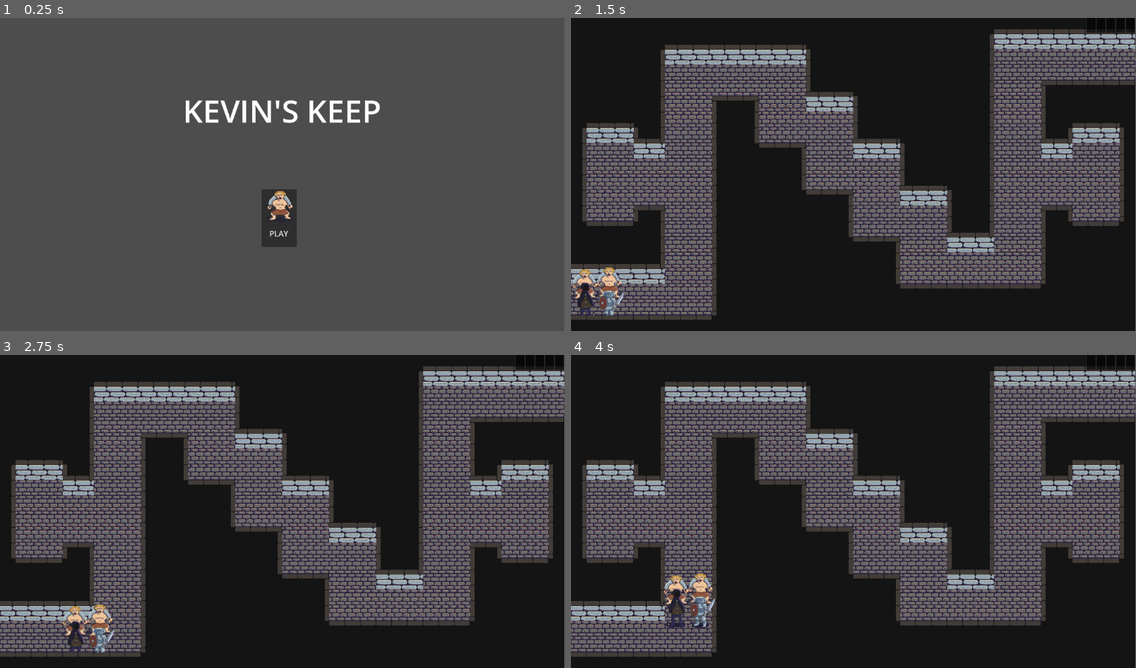
Above: before the commit, frames 1-4 (two rows, left to right).
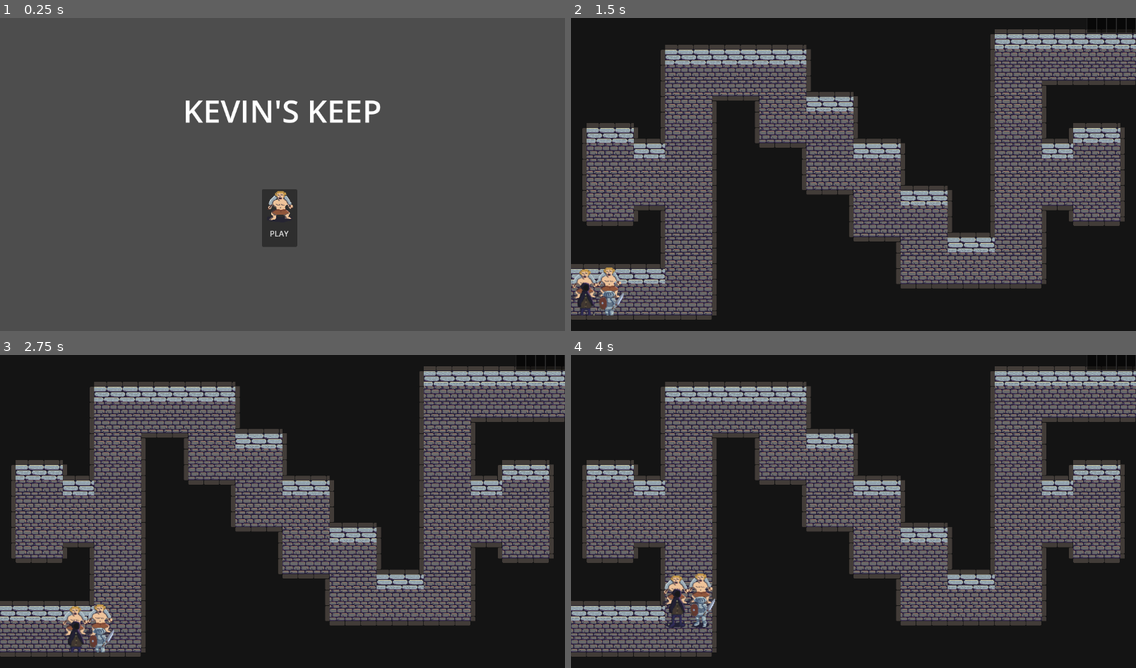
Above: after the commit, the same moments.

Repository: rpgboyari/GMTKGameJam2023
Game: Godot game, scene res://Title_Screen.tscn
Two runs of this game, one before a commit and one after it. Both use one fixed random seed, a clock stepped at 60 frames per second and the inputs below. Sound files missing from this copy of the repository are replaced by a short silence.
Inputs:
- Up to frame 1 (0.25 s): no input
- Up to frame 2 (1.5 s): click "PLAY" at 0.5 s; tap Enter (ui_accept) at 1.25 s; hold Right (ui_right) from 1.28 s (still down)
- Up to frame 3 (2.75 s): keep holding Right (ui_right); tap Enter (ui_accept) at 1.52, 2.27 s
- Up to frame 4 (4 s): release Right (ui_right) at 2.78 s; hold Left (ui_left) 2.78-3.53 s; hold Right (ui_right) from 3.53 s (still down); tap Enter (ui_accept) at 3.77 s
In our replay, the window is 799x444 before the commit and 800x444 after it. These sizes can differ from the game's own. Grey fills any space a smaller window leaves; there, only what the larger window draws over its background counts as a difference.

The runs differ from the first frame. In frame 1, 0.5% of the frame differs, in the area x 33-68%, y 26-70%; in frame 2, 4.9%; in frame 3, 4.9%, in the area x 12-100%, y 0-95%; in frame 4, 4.9%.
Error before the commit: Invalid access to property or key 'team' on a base object of type 'TileMap'. (res://Scripts/Region.gd:12)

Commit message:
Music Improvements

Diff:
--- a/Resources/keep_tileset.tres
+++ b/Resources/keep_tileset.tres
@@ -1,6 +1,6 @@
 [gd_resource type="TileSet" load_steps=7 format=3 uid="uid://bdydbnji6i4tq"]
 
-[ext_resource type="Texture2D" uid="uid://stmtkos27gto" path="res://Sprites/Castle Tileset.png" id="1_ph41u"]
+[ext_resource type="Texture2D" uid="uid://stmtkos27gto" path="res://Sprites/Terrain/Castle Tileset.png" id="1_ph41u"]
 
 [sub_resource type="TileMapPattern" id="TileMapPattern_cs8rr"]
 tile_data = PackedInt32Array(0, 131072, 2, 65536, 0, 0)
--- a/Scenes/Heroes/Archer.tscn
+++ b/Scenes/Heroes/Archer.tscn
@@ -1,18 +1,18 @@
 [gd_scene load_steps=8 format=3 uid="uid://dvauy3vkyqs2u"]
 
 [ext_resource type="Script" path="res://Scripts/Heroes/Archer.gd" id="1_kl6mf"]
-[ext_resource type="Texture2D" uid="uid://bvt2wfr5nuyr4" path="res://Sprites/barbarianfront.png" id="2_f73in"]
+[ext_resource type="Texture2D" uid="uid://bvt2wfr5nuyr4" path="res://Sprites/Heroes/barbarianfront.png" id="2_4odu2"]
 
 [sub_resource type="AtlasTexture" id="AtlasTexture_8ri43"]
-atlas = ExtResource("2_f73in")
+atlas = ExtResource("2_4odu2")
 region = Rect2(0, 0, 64, 64)
 
 [sub_resource type="AtlasTexture" id="AtlasTexture_0t5w3"]
-atlas = ExtResource("2_f73in")
+atlas = ExtResource("2_4odu2")
 region = Rect2(0, 0, 64, 64)
 
 [sub_resource type="AtlasTexture" id="AtlasTexture_ckjiv"]
-atlas = ExtResource("2_f73in")
+atlas = ExtResource("2_4odu2")
 region = Rect2(0, 0, 64, 64)
 
 [sub_resource type="SpriteFrames" id="SpriteFrames_3qgrh"]
@@ -48,6 +48,7 @@
 
 [node name="Archer" type="CharacterBody2D"]
 collision_mask = 2
+motion_mode = 1
 script = ExtResource("1_kl6mf")
 group_top = true
 max_hp = 10
--- a/Scenes/Heroes/Barbarian.tscn
+++ b/Scenes/Heroes/Barbarian.tscn
@@ -1,63 +1,63 @@
 [gd_scene load_steps=20 format=3 uid="uid://b1oh4peeh0w7g"]
 
 [ext_resource type="Script" path="res://Scripts/Heroes/Barbarian.gd" id="1_lgt8c"]
-[ext_resource type="Texture2D" uid="uid://cr5x2gprww0q1" path="res://Sprites/barbarianfront-Sheet.png" id="2_1mmdp"]
-[ext_resource type="Texture2D" uid="uid://bvt2wfr5nuyr4" path="res://Sprites/barbarianfront.png" id="2_be3ny"]
+[ext_resource type="Texture2D" uid="uid://bvt2wfr5nuyr4" path="res://Sprites/Heroes/barbarianfront.png" id="2_6jbmv"]
+[ext_resource type="Texture2D" uid="uid://cr5x2gprww0q1" path="res://Sprites/Heroes/barbarianfront-Sheet.png" id="3_xs2hn"]
 
 [sub_resource type="AtlasTexture" id="AtlasTexture_b0owq"]
-atlas = ExtResource("2_be3ny")
+atlas = ExtResource("2_6jbmv")
 region = Rect2(0, 0, 64, 64)
 
 [sub_resource type="AtlasTexture" id="AtlasTexture_i7pms"]
-atlas = ExtResource("2_be3ny")
+atlas = ExtResource("2_6jbmv")
 region = Rect2(0, 0, 64, 64)
 
 [sub_resource type="AtlasTexture" id="AtlasTexture_wtjg2"]
-atlas = ExtResource("2_1mmdp")
+atlas = ExtResource("3_xs2hn")
 region = Rect2(0, 0, 64, 64)
 
 [sub_resource type="AtlasTexture" id="AtlasTexture_yfwfw"]
-atlas = ExtResource("2_1mmdp")
+atlas = ExtResource("3_xs2hn")
 region = Rect2(64, 0, 64, 64)
 
 [sub_resource type="AtlasTexture" id="AtlasTexture_jfl1s"]
-atlas = ExtResource("2_1mmdp")
+atlas = ExtResource("3_xs2hn")
 region = Rect2(128, 0, 64, 64)
 
 [sub_resource type="AtlasTexture" id="AtlasTexture_o4iho"]
-atlas = ExtResource("2_1mmdp")
+atlas = ExtResource("3_xs2hn")
 region = Rect2(192, 0, 64, 64)
 
 [sub_resource type="AtlasTexture" id="AtlasTexture_g2kes"]
-atlas = ExtResource("2_1mmdp")
+atlas = ExtResource("3_xs2hn")
 region = Rect2(256, 0, 64, 64)
 
 [sub_resource type="AtlasTexture" id="AtlasTexture_5me05"]
-atlas = ExtResource("2_1mmdp")
+atlas = ExtResource("3_xs2hn")
 region = Rect2(320, 0, 64, 64)
 
 [sub_resource type="AtlasTexture" id="AtlasTexture_70hx8"]
-atlas = ExtResource("2_1mmdp")
+atlas = ExtResource("3_xs2hn")
 region = Rect2(384, 0, 64, 64)
 
 [sub_resource type="AtlasTexture" id="AtlasTexture_a34ff"]
-atlas = ExtResource("2_1mmdp")
+atlas = ExtResource("3_xs2hn")
 region = Rect2(448, 0, 64, 64)
 
 [sub_resource type="AtlasTexture" id="AtlasTexture_sfqe1"]
-atlas = ExtResource("2_1mmdp")
+atlas = ExtResource("3_xs2hn")
 region = Rect2(512, 0, 64, 64)
 
 [sub_resource type="AtlasTexture" id="AtlasTexture_nuxq7"]
-atlas = ExtResource("2_1mmdp")
+atlas = ExtResource("3_xs2hn")
 region = Rect2(576, 0, 64, 64)
 
 [sub_resource type="AtlasTexture" id="AtlasTexture_uwdaf"]
-atlas = ExtResource("2_1mmdp")
+atlas = ExtResource("3_xs2hn")
 region = Rect2(640, 0, 64, 64)
 
 [sub_resource type="AtlasTexture" id="AtlasTexture_2a68e"]
-atlas = ExtResource("2_1mmdp")
+atlas = ExtResource("3_xs2hn")
 region = Rect2(704, 0, 64, 64)
 
 [sub_resource type="SpriteFrames" id="SpriteFrames_ovahl"]
@@ -126,6 +126,7 @@
 
 [node name="Barbarian" type="CharacterBody2D"]
 collision_mask = 2
+motion_mode = 1
 script = ExtResource("1_lgt8c")
 group_top = true
 group_right = true
--- a/Scenes/Heroes/Knight.tscn
+++ b/Scenes/Heroes/Knight.tscn
@@ -1,43 +1,43 @@
 [gd_scene load_steps=15 format=3 uid="uid://cyav7cb3i21f4"]
 
-[ext_resource type="Texture2D" uid="uid://cjq1iss3kdayd" path="res://Sprites/kinght-Sheet.png" id="1_i68cb"]
 [ext_resource type="Script" path="res://Scripts/Heroes/Knight.gd" id="1_ul2h0"]
-[ext_resource type="Texture2D" uid="uid://cntdsa38nqpjq" path="res://Sprites/kinght.png" id="2_x781w"]
+[ext_resource type="Texture2D" uid="uid://cntdsa38nqpjq" path="res://Sprites/Heroes/kinght.png" id="2_bmy7a"]
+[ext_resource type="Texture2D" uid="uid://cjq1iss3kdayd" path="res://Sprites/Heroes/kinght-Sheet.png" id="3_sshuw"]
 
 [sub_resource type="AtlasTexture" id="AtlasTexture_ebdv6"]
-atlas = ExtResource("2_x781w")
+atlas = ExtResource("2_bmy7a")
 region = Rect2(0, 0, 64, 64)
 
 [sub_resource type="AtlasTexture" id="AtlasTexture_7dmsu"]
-atlas = ExtResource("2_x781w")
+atlas = ExtResource("2_bmy7a")
 region = Rect2(0, 0, 64, 64)
 
 [sub_resource type="AtlasTexture" id="AtlasTexture_alpb3"]
-atlas = ExtResource("1_i68cb")
+atlas = ExtResource("3_sshuw")
 region = Rect2(0, 0, 64, 64)
 
 [sub_resource type="AtlasTexture" id="AtlasTexture_66ull"]
-atlas = ExtResource("1_i68cb")
+atlas = ExtResource("3_sshuw")
 region = Rect2(64, 0, 64, 64)
 
 [sub_resource type="AtlasTexture" id="AtlasTexture_ycykh"]
-atlas = ExtResource("1_i68cb")
+atlas = ExtResource("3_sshuw")
 region = Rect2(128, 0, 64, 64)
 
 [sub_resource type="AtlasTexture" id="AtlasTexture_ds4y8"]
-atlas = ExtResource("1_i68cb")
+atlas = ExtResource("3_sshuw")
 region = Rect2(192, 0, 64, 64)
 
 [sub_resource type="AtlasTexture" id="AtlasTexture_uk8qr"]
-atlas = ExtResource("1_i68cb")
+atlas = ExtResource("3_sshuw")
 region = Rect2(256, 0, 64, 64)
 
 [sub_resource type="AtlasTexture" id="AtlasTexture_g1b0f"]
-atlas = ExtResource("1_i68cb")
+atlas = ExtResource("3_sshuw")
 region = Rect2(320, 0, 64, 64)
 
 [sub_resource type="AtlasTexture" id="AtlasTexture_1kdcj"]
-atlas = ExtResource("1_i68cb")
+atlas = ExtResource("3_sshuw")
 region = Rect2(384, 0, 64, 64)
 
 [sub_resource type="SpriteFrames" id="SpriteFrames_swdet"]
@@ -91,6 +91,7 @@
 
 [node name="Knight" type="CharacterBody2D"]
 collision_mask = 2
+motion_mode = 1
 script = ExtResource("1_ul2h0")
 damage_negation = 1
 group_right = true
--- a/Scenes/Heroes/Rogue.tscn
+++ b/Scenes/Heroes/Rogue.tscn
@@ -1,55 +1,55 @@
 [gd_scene load_steps=18 format=3 uid="uid://dkxru42b4ie05"]
 
-[ext_resource type="Texture2D" uid="uid://r68c6vueq7yg" path="res://Sprites/rouge.png" id="1_16kpc"]
 [ext_resource type="Script" path="res://Scripts/Heroes/Rogue.gd" id="1_g1vu1"]
-[ext_resource type="Texture2D" uid="uid://cn1mvxhrlmxlq" path="res://Sprites/rouge-Sheet.png" id="3_wqpab"]
+[ext_resource type="Texture2D" uid="uid://r68c6vueq7yg" path="res://Sprites/Heroes/rouge.png" id="2_s3a2i"]
+[ext_resource type="Texture2D" uid="uid://cn1mvxhrlmxlq" path="res://Sprites/Heroes/rouge-Sheet.png" id="3_7v2uv"]
 
 [sub_resource type="AtlasTexture" id="AtlasTexture_16rfs"]
-atlas = ExtResource("1_16kpc")
+atlas = ExtResource("2_s3a2i")
 region = Rect2(0, 0, 64, 80)
 
 [sub_resource type="AtlasTexture" id="AtlasTexture_qburc"]
-atlas = ExtResource("1_16kpc")
+atlas = ExtResource("2_s3a2i")
 region = Rect2(0, 0, 64, 80)
 
 [sub_resource type="AtlasTexture" id="AtlasTexture_k15qi"]
-atlas = ExtResource("3_wqpab")
+atlas = ExtResource("3_7v2uv")
 region = Rect2(0, 0, 70, 90)
 
 [sub_resource type="AtlasTexture" id="AtlasTexture_4ncd7"]
-atlas = ExtResource("3_wqpab")
+atlas = ExtResource("3_7v2uv")
 region = Rect2(70, 0, 70, 90)
 
 [sub_resource type="AtlasTexture" id="AtlasTexture_oavn0"]
-atlas = ExtResource("3_wqpab")
+atlas = ExtResource("3_7v2uv")
 region = Rect2(140, 0, 70, 90)
 
 [sub_resource type="AtlasTexture" id="AtlasTexture_v1nlf"]
-atlas = ExtResource("3_wqpab")
+atlas = ExtResource("3_7v2uv")
 region = Rect2(210, 0, 70, 90)
 
 [sub_resource type="AtlasTexture" id="AtlasTexture_ktjfp"]
-atlas = ExtResource("3_wqpab")
+atlas = ExtResource("3_7v2uv")
 region = Rect2(280, 0, 70, 90)
 
 [sub_resource type="AtlasTexture" id="AtlasTexture_8gumo"]
-atlas = ExtResource("3_wqpab")
+atlas = ExtResource("3_7v2uv")
 region = Rect2(350, 0, 70, 90)
 
 [sub_resource type="AtlasTexture" id="AtlasTexture_j74fv"]
-atlas = ExtResource("3_wqpab")
+atlas = ExtResource("3_7v2uv")
 region = Rect2(420, 0, 70, 90)
 
 [sub_resource type="AtlasTexture" id="AtlasTexture_bxwhs"]
-atlas = ExtResource("3_wqpab")
+atlas = ExtResource("3_7v2uv")
 region = Rect2(490, 0, 70, 90)
 
 [sub_resource type="AtlasTexture" id="AtlasTexture_ch4vj"]
-atlas = ExtResource("3_wqpab")
+atlas = ExtResource("3_7v2uv")
 region = Rect2(560, 0, 70, 90)
 
 [sub_resource type="AtlasTexture" id="AtlasTexture_a4mkr"]
-atlas = ExtResource("3_wqpab")
+atlas = ExtResource("3_7v2uv")
 region = Rect2(630, 0, 70, 90)
 
 [sub_resource type="SpriteFrames" id="SpriteFrames_ue3ow"]
@@ -112,6 +112,7 @@
 
 [node name="Rogue" type="CharacterBody2D"]
 collision_mask = 2
+motion_mode = 1
 script = ExtResource("1_g1vu1")
 max_hp = 8
 damage = 3
--- /dev/null
+++ b/Scenes/Minions/Smith.tscn
@@ -0,0 +1,62 @@
+[gd_scene load_steps=8 format=3 uid="uid://wdwhw33si5dg"]
+
+[ext_resource type="Script" path="res://Scripts/AI_Entity.gd" id="1_f0u35"]
+[ext_resource type="Texture2D" uid="uid://bgvw3mivdyut8" path="res://Sprites/Minions/tankfront.png" id="2_8aw40"]
+
+[sub_resource type="AtlasTexture" id="AtlasTexture_vl6ee"]
+atlas = ExtResource("2_8aw40")
+region = Rect2(0, 0, 64, 64)
+
+[sub_resource type="AtlasTexture" id="AtlasTexture_fxtof"]
+atlas = ExtResource("2_8aw40")
+region = Rect2(0, 0, 64, 64)
+
+[sub_resource type="AtlasTexture" id="AtlasTexture_lyxlb"]
+atlas = ExtResource("2_8aw40")
+region = Rect2(0, 0, 64, 64)
+
+[sub_resource type="SpriteFrames" id="SpriteFrames_7lbih"]
+animations = [{
+"frames": [{
+"duration": 1.0,
+"texture": SubResource("AtlasTexture_vl6ee")
+}],
+"loop": true,
+"name": &"attacking",
+"speed": 5.0
+}, {
+"frames": [{
+"duration": 1.0,
+"texture": SubResource("AtlasTexture_fxtof")
+}],
+"loop": true,
+"name": &"idle",
+"speed": 5.0
+}, {
+"frames": [{
+"duration": 1.0,
+"texture": SubResource("AtlasTexture_lyxlb")
+}],
+"loop": true,
+"name": &"walking",
+"speed": 5.0
+}]
+
+[sub_resource type="CapsuleShape2D" id="CapsuleShape2D_g48nl"]
+
+[node name="Smith" type="CharacterBody2D"]
+motion_mode = 1
+script = ExtResource("1_f0u35")
+max_hp = 6
+damage = 1
+attack_time = 1.0
+walk_speed = 80
+team = 1
+
+[node name="AnimatedSprite2D" type="AnimatedSprite2D" parent="."]
+sprite_frames = SubResource("SpriteFrames_7lbih")
+animation = &"attacking"
+autoplay = "idle"
+
+[node name="CollisionShape2D" type="CollisionShape2D" parent="."]
+shape = SubResource("CapsuleShape2D_g48nl")
--- a/Scripts/AI_Entity.gd
+++ b/Scripts/AI_Entity.gd
@@ -1,6 +1,7 @@
 class_name AI_Entity extends Entity
 
 signal no_enemies_detected()
+signal enemies_detected()
 signal destination_reached()
 
 @onready var navigation_agent: NavigationAgent2D = $NavigationAgent2D
@@ -21,7 +22,7 @@
 	var group_offset_y = -30 if group_top else 30
 	group_offset = group_offset_x * Vector2.RIGHT + group_offset_y * Vector2.DOWN
 	navigation_agent.velocity_computed.connect(Callable(_on_velocity_computed))
-	print_debug(str(self) + " connected to nav agent velocity_computed")
+	#print_debug(str(self) + " connected to nav agent velocity_computed")
 
 func _physics_process(delta):
 	if immediate_state == INDIVIDUAL_BEHAVIOR_STATE.FIGHTING: # entity is mid attack
@@ -29,12 +30,12 @@
 
 	if long_term_state == INDIVIDUAL_BEHAVIOR_STATE.WALKING:
 		if navigation_agent.is_navigation_finished():
-			print_debug(str(self) + " navigation complete at " + str(global_position))
+			#print_debug(str(self) + " navigation complete at " + str(global_position))
 			start_idling()
 			emit_signal("destination_reached")
 			return
 		var next_path_position = navigation_agent.get_next_path_position()
-		print_debug(str(self) + " next path position " + str(next_path_position))
+		#print_debug(str(self) + " next path position " + str(next_path_position))
 		var move_velocity = next_path_position - global_position
 		move_velocity = move_velocity.normalized() * walk_speed
 		if navigation_agent.avoidance_enabled:
@@ -106,22 +107,24 @@
 		target = best_enemies.pick_random()
 
 func start_walking(point):
-	print_debug(str(self) + " started walking towards " + str(point))
+	#print_debug(str(self) + " started walking towards " + str(point))
 	navigation_agent.target_position = point
-	print_debug(str(self) + " navigating target of " + str(navigation_agent.target_position))
+	#print_debug(str(self) + " navigating target of " + str(navigation_agent.target_position))
 	long_term_state = INDIVIDUAL_BEHAVIOR_STATE.WALKING
 	animator.play("walking")
 func start_fighting():
-	print_debug(str(self) + " started fighting")
+	#print_debug(str(self) + " started fighting")
 	long_term_state = INDIVIDUAL_BEHAVIOR_STATE.FIGHTING
 	find_target()
 func start_idling():
-	print_debug(str(self) + " started idling")
+	#print_debug(str(self) + " started idling")
 	long_term_state = INDIVIDUAL_BEHAVIOR_STATE.IDLE
 	animator.play("idle")
 
 func _on_enemy_entered_region(enemy):
 	add_nearby_enemy(enemy)
+	if long_term_state != INDIVIDUAL_BEHAVIOR_STATE.FIGHTING:
+		emit_signal("enemies_detected")
 func _on_enemy_exited_region(enemy):
 	subtract_nearby_enemy(enemy)
 
--- a/Scripts/Heroes/Party.gd
+++ b/Scripts/Heroes/Party.gd
@@ -48,11 +48,11 @@
 
 func start_grouping(point = (party.archer.position + party.barbarian.position
 				+ party.knight.position + party.rogue.position) / 4):
-	print_debug("grouping at " + str(point))
+	#print_debug("grouping at " + str(point))
 	walking_progress = 0
 	behavior_state = GROUP_BEHAVIOR_STATE.GROUPING
 	for key in party:
-		print_debug(str(party[key]) + " grouping at " + str(point + party[key].group_offset))
+		#print_debug(str(party[key]) + " grouping at " + str(point + party[key].group_offset))
 		party[key].start_walking(point + party[key].group_offset)
 
 	await all_done_walking
@@ -84,7 +84,7 @@
 
 func party_member_done_walking():
 	walking_progress += 1
-	print_debug(str(walking_progress) + " party members done walking")
+	#print_debug(str(walking_progress) + " party members done walking")
 	if walking_progress > 3:
 		emit_signal("all_done_walking")
 
--- /dev/null
+++ b/Scripts/MusicPlayer.gd
@@ -0,0 +1,56 @@
+extends AudioStreamPlayer
+
+const title_theme = preload("res://Music/Title_Theme.mp3")
+const dungeon_theme_intro = preload("res://Music/Dungeon_Theme_IMPROVED_NON_LOOP.mp3")
+const dungeon_theme_loop = preload("res://Music/Dungeon_Theme_IMPROVED_LOOP.mp3")
+const chest_theme_intro = preload("res://Music/Chest_Theme.mp3")
+const chest_theme_loop = preload("res://Music/Chest_Theme_LOOP.mp3")
+
+const time_to_fade = 1
+const fade_rate = 20
+
+var normal_volume = 0
+var fading_out = false
+var time_spent_fading
+var current_track
+
+func _ready():
+	current_track = title_theme
+	finish_changing_track()
+
+func _process(delta):
+	if fading_out:
+		volume_db -= fade_rate * delta
+		time_spent_fading += delta
+		if time_spent_fading > time_to_fade:
+			stop()
+			fading_out = false
+			time_spent_fading = 0.0
+			volume_db = normal_volume
+			print_debug("fading finished")
+			finish_changing_track()
+
+func change_track(new_track):
+	fading_out = true
+	time_spent_fading = 0.0
+	current_track = new_track
+func finish_changing_track():
+	stream = current_track
+	play()
+
+func _on_finished():
+	if fading_out:
+		finish_changing_track()
+	elif current_track == chest_theme_intro:
+		current_track = chest_theme_loop
+		finish_changing_track()
+	elif current_track == dungeon_theme_intro:
+		current_track = dungeon_theme_loop
+	else:
+		play()
+
+func _on_tab_bar_tab_changed(tab):
+	if tab == 4:
+		self.volume_db = -80
+	else:
+		self.volume_db = 0 - tab * 5
--- a/Scripts/Region.gd
+++ b/Scripts/Region.gd
@@ -9,7 +9,7 @@
 var villains: Dictionary  = {}
 
 func _on_body_entered(body):
-	if !body.team:
+	if !body is Entity:
 		return
 	if body.has_method("enter_region"):
 		body.enter_region(self)
@@ -21,7 +21,7 @@
 		emit_signal("villain_entered", body)
 
 func _on_body_exited(body):
-	if !body.team:
+	if !body is Entity:
 		return
 	if body.has_method("exit_region"):
 		body.exit_region(self)
--- a/Scripts/UI/AudioStreamPlayer.gd
+++ /dev/null
@@ -1,10 +0,0 @@
-extends AudioStreamPlayer
-
-func _on_finished():
-	play()
-
-func _on_tab_bar_tab_changed(tab):
-	if tab == 4:
-		self.volume_db = -80
-	else:
-		self.volume_db = 0 - tab * 5
--- a/Scripts/UI/Start_Game.gd
+++ b/Scripts/UI/Start_Game.gd
@@ -1,4 +1,5 @@
 extends Button
 
 func _on_pressed():
+	MusicPlayer.change_track(MusicPlayer.dungeon_theme_intro)
 	get_tree().change_scene_to_file("res://main.tscn")
--- a/Title_Screen.tscn
+++ b/Title_Screen.tscn
@@ -1,8 +1,6 @@
-[gd_scene load_steps=6 format=3 uid="uid://buitbcc0yhuot"]
+[gd_scene load_steps=4 format=3 uid="uid://buitbcc0yhuot"]
 
-[ext_resource type="AudioStream" uid="uid://bhpmk6jowumb7" path="res://Music/Title_Theme.mp3" id="1_8fx0x"]
-[ext_resource type="Script" path="res://Scripts/UI/AudioStreamPlayer.gd" id="2_wad4e"]
-[ext_resource type="Texture2D" uid="uid://bvt2wfr5nuyr4" path="res://Sprites/barbarianfront.png" id="3_1s2lv"]
+[ext_resource type="Texture2D" uid="uid://bvt2wfr5nuyr4" path="res://Sprites/Heroes/barbarianfront.png" id="3_2nqbl"]
 [ext_resource type="Script" path="res://Scripts/UI/Start_Game.gd" id="4_vltvt"]
 
 [sub_resource type="LabelSettings" id="LabelSettings_rnpeu"]
@@ -15,11 +13,6 @@
 anchor_bottom = 1.0
 grow_horizontal = 2
 grow_vertical = 2
-
-[node name="AudioStreamPlayer" type="AudioStreamPlayer" parent="."]
-stream = ExtResource("1_8fx0x")
-autoplay = true
-script = ExtResource("2_wad4e")
 
 [node name="Label" type="Label" parent="."]
 layout_mode = 1
@@ -48,7 +41,7 @@
 offset_right = -28.2401
 offset_bottom = -50.96
 text = "PLAY"
-icon = ExtResource("3_1s2lv")
+icon = ExtResource("3_2nqbl")
 icon_alignment = 1
 vertical_icon_alignment = 0
 script = ExtResource("4_vltvt")
--- a/main.tscn
+++ b/main.tscn
@@ -1,10 +1,8 @@
-[gd_scene load_steps=15 format=3 uid="uid://dgwxwos27qi07"]
+[gd_scene load_steps=13 format=3 uid="uid://dgwxwos27qi07"]
 
 [ext_resource type="Script" path="res://Scripts/Main.gd" id="1_7cpnr"]
 [ext_resource type="TileSet" uid="uid://bdydbnji6i4tq" path="res://Resources/keep_tileset.tres" id="1_ffqww"]
 [ext_resource type="PackedScene" uid="uid://klbbqwbyny2e" path="res://Scenes/Heroes/Party.tscn" id="4_2687l"]
-[ext_resource type="Script" path="res://Scripts/UI/AudioStreamPlayer.gd" id="4_fxcik"]
-[ext_resource type="AudioStream" uid="uid://m0ekt4i07dwu" path="res://Music/Dungeon Theme.wav" id="4_hwguf"]
 [ext_resource type="PackedScene" uid="uid://dknt1c21b0aji" path="res://Scenes/Region.tscn" id="6_ri8p5"]
 
 [sub_resource type="NavigationPolygon" id="NavigationPolygon_urm8s"]
@@ -46,11 +44,6 @@
 format = 2
 layer_0/tile_data = PackedInt32Array(720906, 196608, 1, 786443, 196608, 1, 786444, 196608, 1, 786445, 196608, 1, 786446 …(12166 unchanged characters)…
 
-[node name="AudioStreamPlayer" type="AudioStreamPlayer" parent="."]
-stream = ExtResource("4_hwguf")
-autoplay = true
-script = ExtResource("4_fxcik")
-
 [node name="NavigationRegion2D" type="NavigationRegion2D" parent="."]
 navigation_polygon = SubResource("NavigationPolygon_urm8s")
 
@@ -78,7 +71,6 @@
 tab_4/title = ""
 
 [node name="Regions" type="Node2D" parent="."]
-visible = false
 
 [node name="Region" parent="Regions" instance=ExtResource("6_ri8p5")]
 
@@ -152,6 +144,3 @@
 [node name="CollisionShape2D" type="CollisionShape2D" parent="Regions/Region12"]
 position = Vector2(624, 432)
 shape = SubResource("RectangleShape2D_wmri4")
-
-[connection signal="finished" from="AudioStreamPlayer" to="AudioStreamPlayer" method="_on_finished"]
-[connection signal="tab_changed" from="TabBar" to="AudioStreamPlayer" method="_on_tab_bar_tab_changed"]
--- a/project.godot
+++ b/project.godot
@@ -18,10 +18,12 @@
 [autoload]
 
 Globals="*res://Scripts/Globals.gd"
+MusicPlayer="*res://Scripts/MusicPlayer.gd"
 
 [display]
 
 window/size/viewport_height=640
+window/stretch/mode="viewport"
 
 [dotnet]
 
Not shown, added: Music/Chest_Theme.mp3.import
Not shown, added: Music/Chest_Theme_LOOP.mp3.import
Not shown, removed: Music/Dungeon Theme.wav.import
Not shown, added: Music/Dungeon_Theme_IMPROVED_LOOP.mp3.import
Not shown, added: Music/Dungeon_Theme_IMPROVED_NON_LOOP.mp3.import
Not shown, removed: Sprites/Castle Tileset.png.import
Renamed: Sprites/barbarianfront-Sheet.png -> Sprites/Heroes/barbarianfront-Sheet.png
Not shown, added: Sprites/Heroes/barbarianfront-Sheet.png.import
Renamed: Sprites/barbarianfront.png -> Sprites/Heroes/barbarianfront.png
Not shown, added: Sprites/Heroes/barbarianfront.png.import
Renamed: Sprites/kinght-Sheet.png -> Sprites/Heroes/kinght-Sheet.png
Not shown, added: Sprites/Heroes/kinght-Sheet.png.import
(and 21 more such lines)
